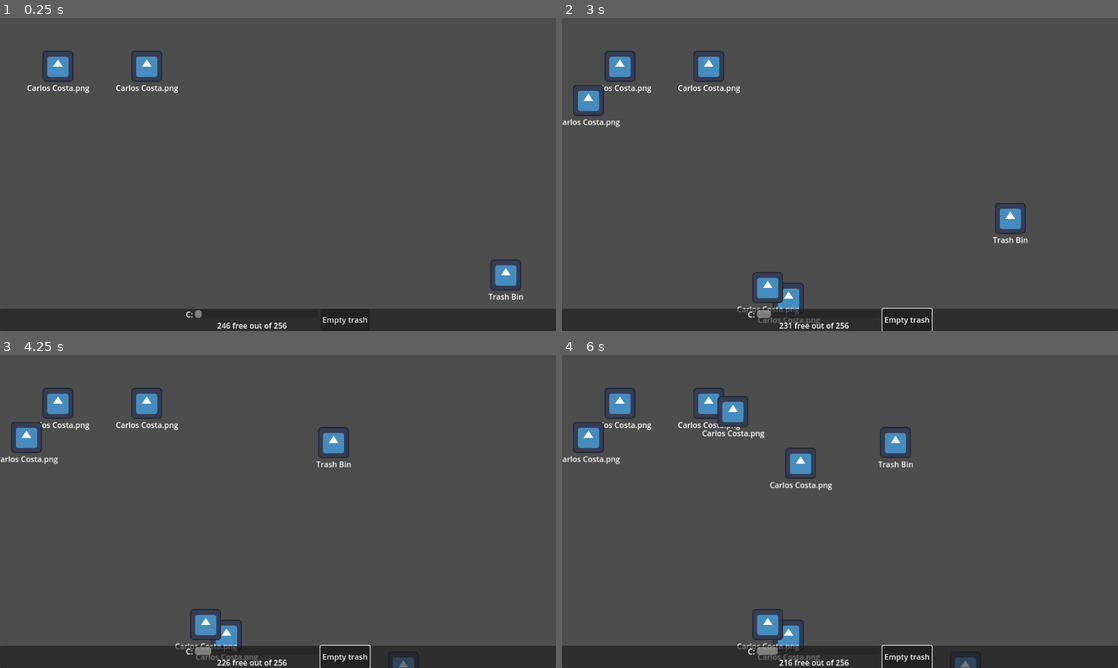
Above: before the commit, frames 1-4 (two rows, left to right).
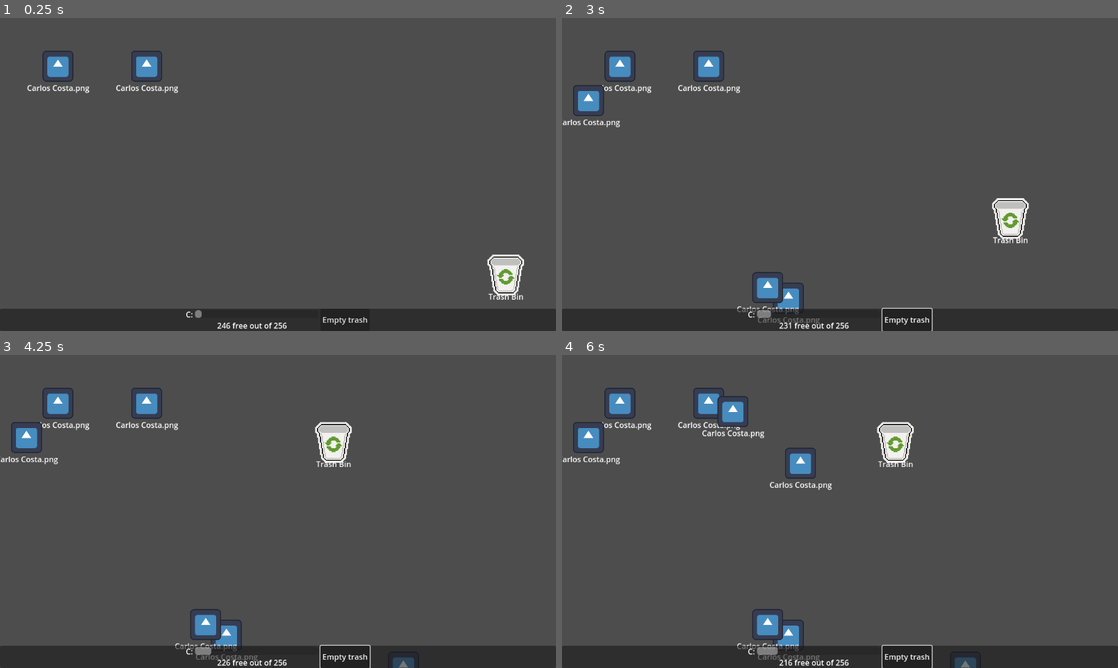
Above: after the commit, the same moments.

Repository: VileOar/ludum-dare-54
Game: Godot game, scene res://scenes/main.tscn
Two runs of this game, one before a commit and one after it. Both use one fixed random seed, a clock stepped at 60 frames per second and the inputs below. The engine's default icon, where the game draws it, is replaced by a stand-in: a white triangle on a blue panel in a dark square.
Inputs (mouse positions are in pixels of both pictures, inside the frame that each line leads up to):
- Up to frame 1 (0.25 s): no input
- Up to frame 2 (3 s): click "Empty trash" at 0.5 s; click "Empty trash" at 1.25 s; click "Empty trash" at 2 s; tap Enter at 2.75 s; drag from (1067, 274) to (895, 105) at 2.77 s
- Up to frame 3 (4.25 s): tap Space at 3.5 s; drag from (166, 527) to (333, 442) at 3.52 s
- Up to frame 4 (6 s): tap Enter at 4.25 s; move the mouse to (895, 442) at 4.27 s; click (895, 442) at 4.42 s; drag from (812, 574) to (673, 464) at 5.02 s; tap Space at 5.75 s; move the mouse to (1006, 558) at 5.77 s; click (1006, 558) at 5.92 s

The runs differ from the first frame. In frame 1, 0.7% of the frame differs, in the area x 8-95%, y 12-89%; in frame 2, 0.8%; in frame 3, 0.8%; in frame 4, 1.0%, in the area x 0-64%, y 12-98%.

Commit message:
add desktop icons

Diff:
--- a/project.godot
+++ b/project.godot
@@ -23,3 +23,7 @@
 [display]
 
 window/stretch/mode="viewport"
+
+[rendering]
+
+textures/canvas_textures/default_texture_filter=0
--- a/scenes/files/trash_bin.tscn
+++ b/scenes/files/trash_bin.tscn
@@ -1,13 +1,22 @@
-[gd_scene load_steps=4 format=3 uid="uid://borhx2rspskdv"]
+[gd_scene load_steps=6 format=3 uid="uid://borhx2rspskdv"]
 
 [ext_resource type="PackedScene" uid="uid://dv0gqt42k76sy" path="res://scenes/files/draggable_file.tscn" id="1_e3kgo"]
 [ext_resource type="Script" path="res://scripts/trash_bin.gd" id="2_u3sap"]
+[ext_resource type="Texture2D" uid="uid://cwajhyeq7c5dd" path="res://assets/gfx/desktop_icons/big_icons.png" id="3_qxymo"]
+
+[sub_resource type="AtlasTexture" id="AtlasTexture_xnykr"]
+atlas = ExtResource("3_qxymo")
+region = Rect2(0, 0, 48, 48)
 
 [sub_resource type="RectangleShape2D" id="RectangleShape2D_dcycp"]
-size = Vector2(64, 64)
+size = Vector2(96, 96)
 
 [node name="TrashBin" instance=ExtResource("1_e3kgo")]
 script = ExtResource("2_u3sap")
+
+[node name="Sprite2D" parent="." index="0"]
+scale = Vector2(2, 2)
+texture = SubResource("AtlasTexture_xnykr")
 
 [node name="Label" parent="." index="2"]
 text = "Trash Bin"
Binary file added: assets/aseprite/big_icons.aseprite
Not shown, added: assets/aseprite/big_icons.png.import
Binary file added: assets/aseprite/file_icons.aseprite
Not shown, added: assets/aseprite/file_icons.png.import
Binary file added: assets/aseprite/zxarne-5-2-32x.png
Not shown, added: assets/aseprite/zxarne-5-2-32x.png.import
Binary file added: assets/fonts/Retro Gaming.ttf
Not shown, added: assets/fonts/Retro Gaming.ttf.import
Binary file added: assets/gfx/desktop_icons/big_icons.png
Not shown, added: assets/gfx/desktop_icons/big_icons.png.import
Binary file added: assets/gfx/desktop_icons/file_icons.png
Not shown, added: assets/gfx/desktop_icons/file_icons.png.import
(and 1 more such lines)
